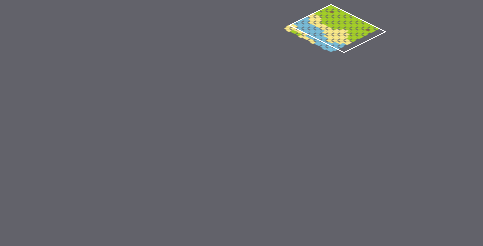
Two versions of a level (Tiled map, SKTilemap/Resources/tilemap_isometric.tmx). The picture above shows the old version from afar; the outline marks the close-up.
Close-up. Before:
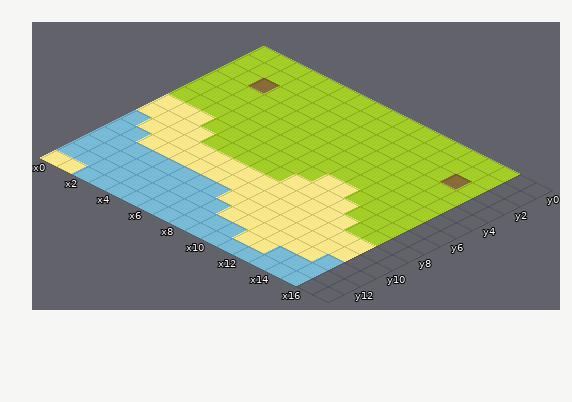
Cells are 32x16 px. Isometric: x runs down to the right, y down to the left. Shown: x 0..17, y 0..13. The commit also changed other parts of the map, which this record leaves out. The old version is drawn lined up with the new one.
After the commit:
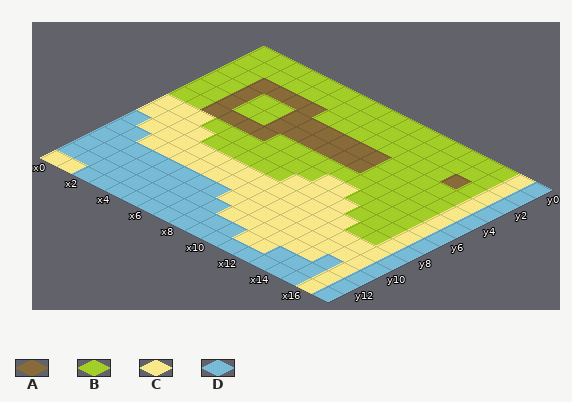
Key: from "iso tileset": A 0 "dirt", B 1 "grass", C 2 "sand", D 3 "water".
_ is an empty cell.
The exact change:
map size 16x16 -> 50x500 cells
Layer "ground layer":
y 0..1: x 16..17 __ -> CD
y 2: x 3..5 BBB -> AAA; x 16..17 __ -> CD
y 3..4: x 2 B -> A; x 5..10 BBBBBB -> AAAAAA; x 16..17 __ -> CD
y 5: x 2..5 BBBB -> AAAA; x 16..17 __ -> CD
y 6..13: x 16..17 __ -> CD
Boxes around the changes in both close-ups, in picture pixels (x1, y1, x2, y2):
changed: (200, 86, 392, 173)
added: (296, 174, 552, 302)
